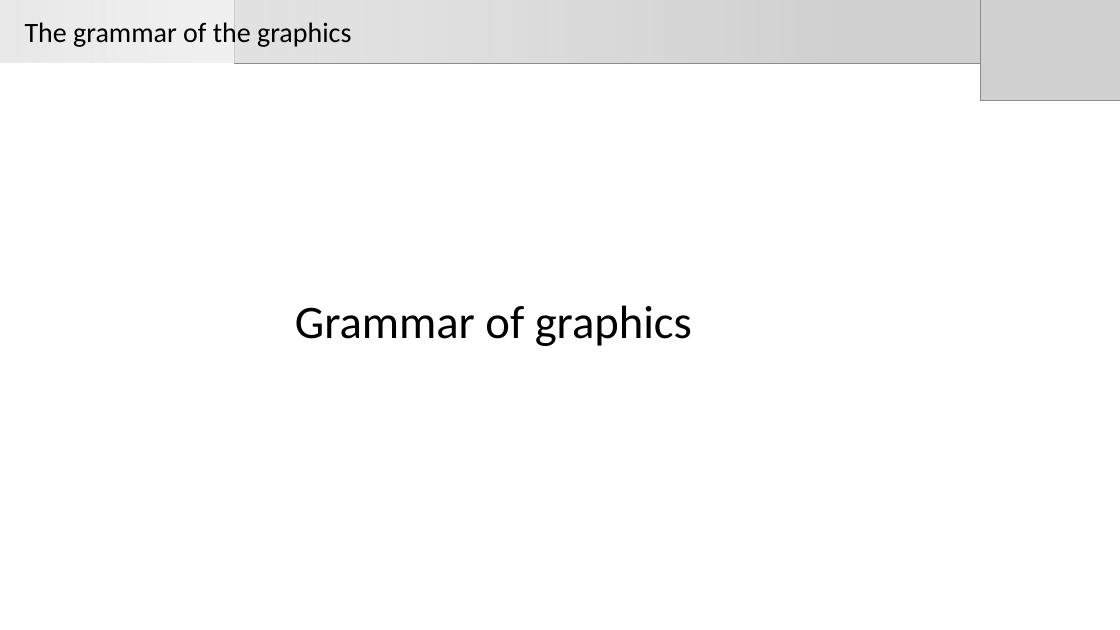
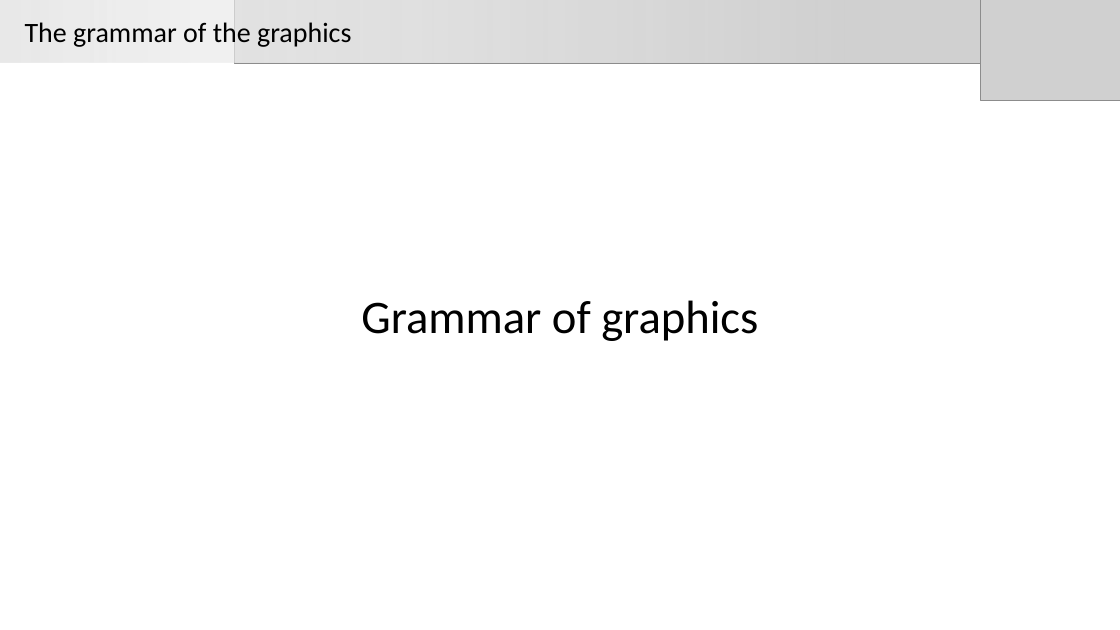
Before and after one commit to Carlospq/ggplot2Workshop, a slide deck: slide 4 of GGplot_workshop.pptx. Drawn at 1120x630 pixels with LibreOffice and Linux fonts; fonts in the diff are those of the drawing; grey boxes stand for pictures. Boxes give left, top, right and bottom in pixels: in the first picture for what was removed or moved away, otherwise in the second. Text is boxed around its words. In the diff, an @@ line names an element or a change of style, - is before the commit and + after.

```diff
--- a/GGplot_workshop.pptx
+++ b/GGplot_workshop.pptx
@@ text "Grammar of graphics": place and size @@
-text "Grammar of graphics" at box(295, 305, 692, 346)
+text "Grammar of graphics" at box(361, 300, 758, 341)
```
Also in this commit, not shown: 11 other slides changed, 1 slide added, 2 slides removed, 3 other files.
